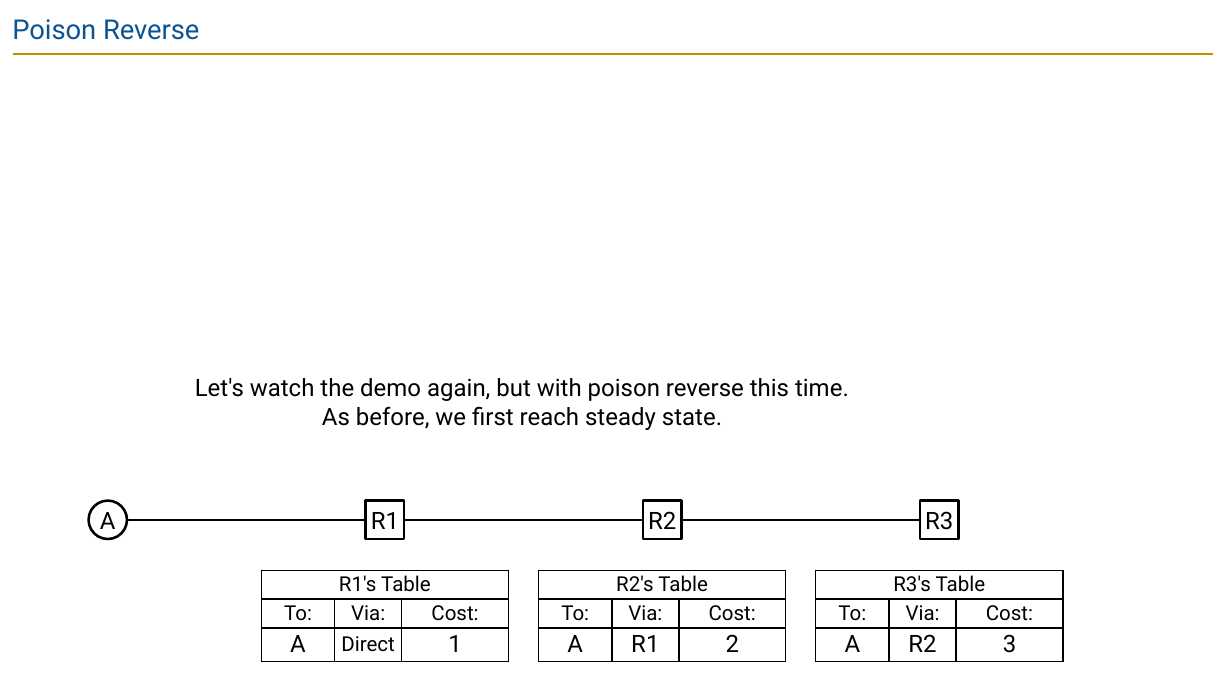
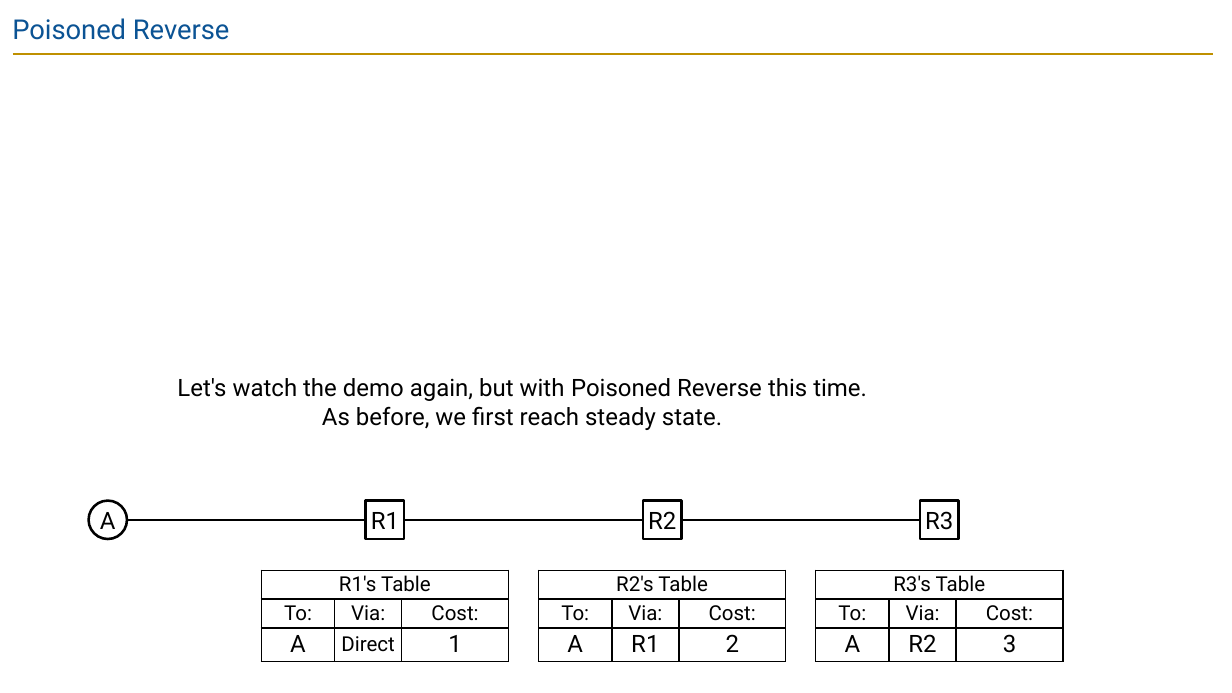
Before and after one commit to guhofstra/CSC175Sp26, a slide deck: slide 78 of PPTs/Lecture 5.2 - Distance-Vector.pptx. Drawn at 1232x693 pixels with LibreOffice and Linux fonts; fonts in the diff are those of the drawing. Boxes give left, top, right and bottom in pixels: in the first picture for what was removed or moved away, otherwise in the second. Text is boxed around its words. In the diff, an @@ line names an element or a change of style, - is before the commit and + after.

```diff
--- a/PPTs/Lecture 5.2 - Distance-Vector.pptx
+++ b/PPTs/Lecture 5.2 - Distance-Vector.pptx
@@ title at [12, 18, 229, 40]: text changed @@
-Poison Reverse
+Poisoned Reverse
@@ text at [177, 378, 867, 401]: text changed @@
-Let's watch the demo again, but with poison reverse this time.
+Let's watch the demo again, but with Poisoned Reverse this time.
```
Also in this commit, not shown: 21 other slides changed, 7 other files.
